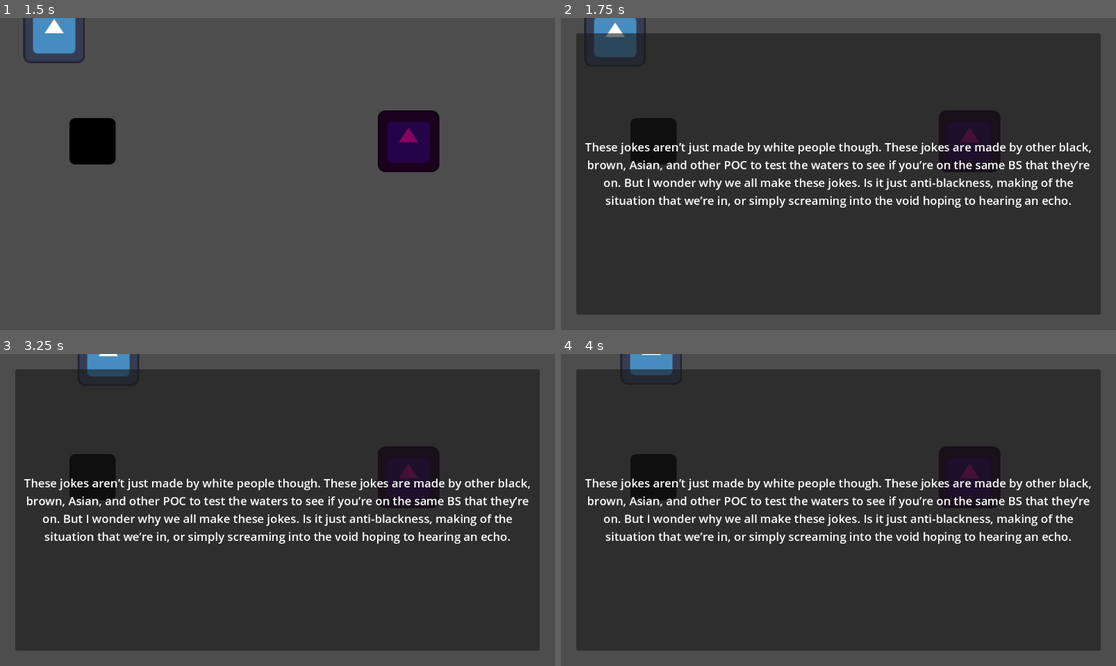
Above: before the commit, frames 1-4 (two rows, left to right).
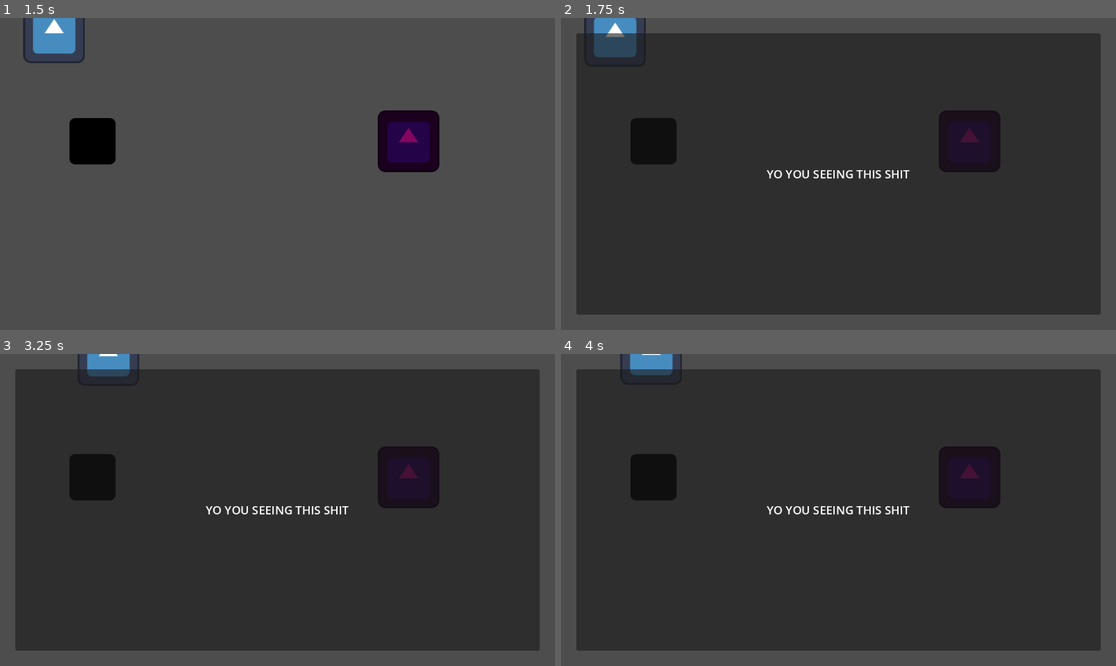
Above: after the commit, the same moments.

Repository: Zerotodeath/Text-Boxes-Godot
Game: Godot game, scene res://test.tscn
The game is run twice, just before and just after one commit, with the same random seed, the same clock (stepped at 60 frames per second) and the same inputs. The engine's default icon, where the game draws it, is replaced by a stand-in: a white triangle on a blue panel in a dark square.
Inputs:
- Up to frame 1 (1.5 s): tap Enter (ui_accept) at 0.5, 0.77 s; hold Right (ui_right) 0.53-1.28 s; hold Down (ui_down) from 1.28 s (still down)
- Up to frame 2 (1.75 s): keep holding Down (ui_down); tap Enter (ui_accept) at 1.52 s
- Up to frame 3 (3.25 s): tap Enter (ui_accept) at 2, 3.02 s; release Down (ui_down) at 2.03 s; hold Right (ui_right) 2.03-2.78 s; hold Up (ui_up) from 2.78 s (still down)
- Up to frame 4 (4 s): tap Enter (ui_accept) at 3.5, 3.77 s; release Up (ui_up) at 3.53 s; hold Left (ui_left) from 3.53 s (still down)

Frame 1 is identical in both runs. In frame 2, 4.5% of the frame differs, in the area x 4-96%, y 39-61%; in frame 3, 4.5%; in frame 4, 4.5%.

Commit message:
Opps you werent supposed to see that

Diff:
--- a/Book view/JSON/Text Sheet.json
+++ /dev/null
@@ -1,18 +0,0 @@
-{
-  "test1": {
-    "name": "test_text1",
-    "text": "YO YOU SEEING THIS SHIT"
-  },
-  "test2": {
-    "name": "test_text2",
-    "text": "YOU SEEING THIS TO"
-  },
-  "timti1": {
-    "name": "There is More to it",
-    "text": "These jokes aren’t just made by white people though. These jokes are made by other black, brown, Asian, and other POC to test the waters to see if you’re on the same BS that they’re on. But I wonder why we all make these jokes. Is it just anti-blackness, making of the situation that we’re in, or simply screaming into the void hoping to hearing an echo."
-  },
-  "timti2": {
-    "name": "TiMti cont 1",
-    "text": "I wonder how much of the all the above I catch on a day to day basis. Shit man."
-  }
-}
--- a/Book view/Singletons/staticData.gd
+++ b/Book view/Singletons/staticData.gd
@@ -2,7 +2,7 @@
 
 var itemData = {}
 
-var data_file_path = "res://JSON/Text Sheet.json"
+var data_file_path = "res://JSON/Untitled spreadsheet - Sheet1.json"
 
 func _ready():
 	itemData = load_json(data_file_path)
--- a/Book view/project.godot
+++ b/Book view/project.godot
@@ -12,7 +12,7 @@
 
 config/name="Book view"
 run/main_scene="res://test.tscn"
-config/features=PackedStringArray("4.1", "Forward Plus")
+config/features=PackedStringArray("4.2", "Forward Plus")
 config/icon="res://icon.svg"
 
 [autoload]
--- a/Book view/test.tscn
+++ b/Book view/test.tscn
@@ -30,7 +30,7 @@
 [node name="Text Cube" type="Area2D" parent="."]
 position = Vector2(192, 256)
 script = ExtResource("4_c80xu")
-id = "timti1"
+id = "test1"
 metadata/_edit_group_ = true
 
 [node name="Sprite2D" type="Sprite2D" parent="Text Cube"]
@@ -44,7 +44,7 @@
 
 [node name="textItem" type="Area2D" parent="."]
 script = ExtResource("4_c80xu")
-id = "timti2"
+id = "test2"
 
 [node name="Sprite2D" type="Sprite2D" parent="textItem"]
 modulate = Color(0.521569, 0.0196078, 0.380392, 1)
